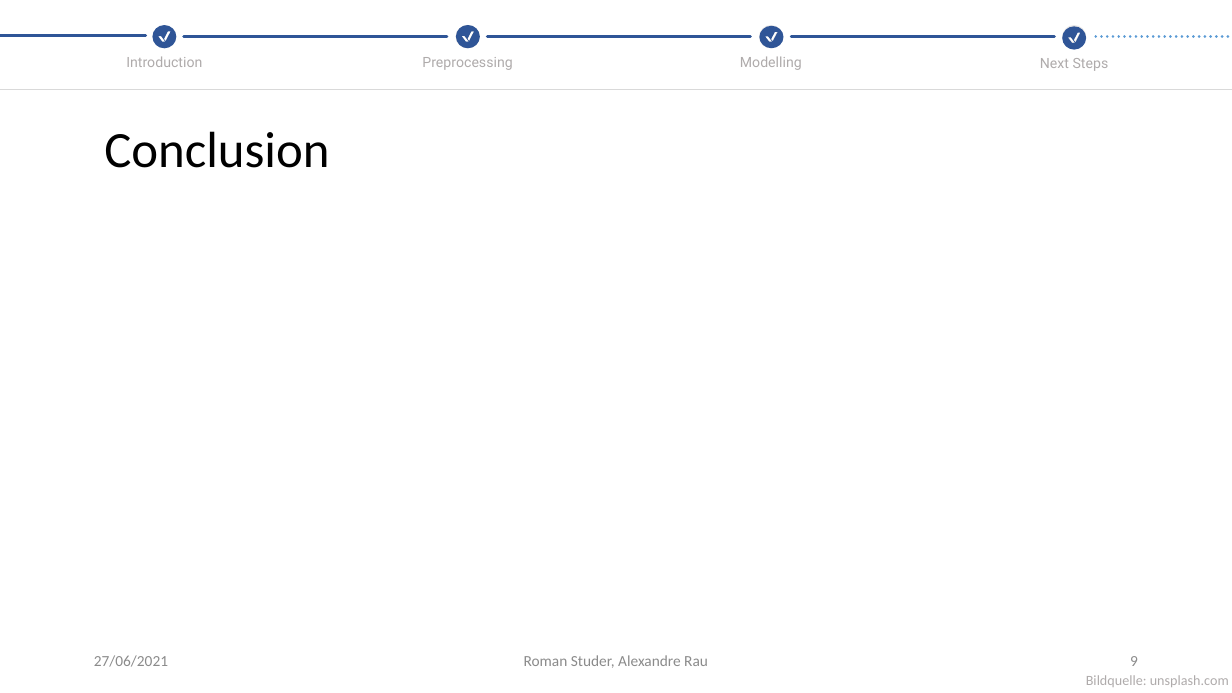
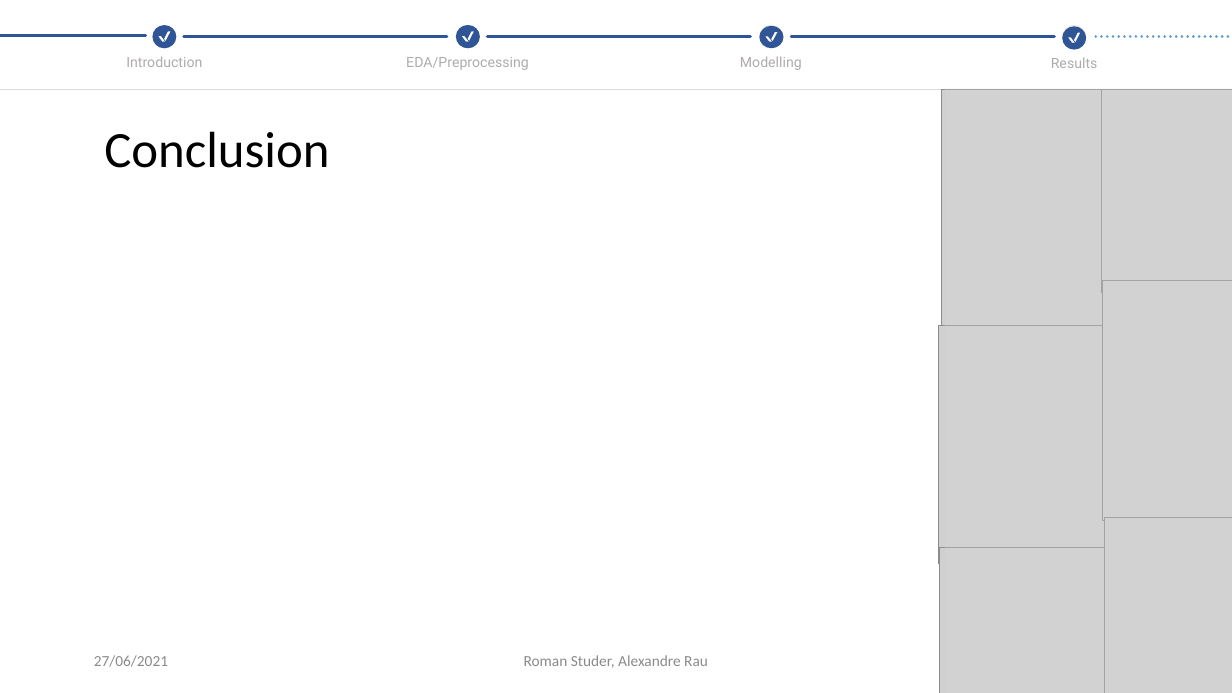
Before and after one commit to CrawTheOne/mirror_-fhnw_ds_fs2021_medical_challenge, a slide deck: slide 9 of presentation/Final_Presentation.pptx. Drawn at 1232x693 pixels with LibreOffice and Linux fonts; fonts in the diff are those of the drawing; grey boxes stand for pictures. Boxes give left, top, right and bottom in pixels: in the first picture for what was removed or moved away, otherwise in the second. Text is boxed around its words. In the diff, an @@ line names an element or a change of style, - is before the commit and + after.

Commit message:
added intro/preprocessing and part of results

```diff
--- a/presentation/Final_Presentation.pptx
+++ b/presentation/Final_Presentation.pptx
@@ text at [406,57,529,70]: text changed @@
-Preprocessing
+EDA/Preprocessing
@@ text at [1051,57,1098,68]: text changed @@
-Next Steps
+Results
@@ rectangle added at [945,89,1232,693], fill #D9D9D9 at 30% opacity @@
@@ group added at [938,90,1232,693]: 6 pictures @@
@@ page number removed at [1130,656,1138,666] @@
-9
```
Also in this commit, not shown: 7 other slides changed, 1 slide added, 1 slide removed.
